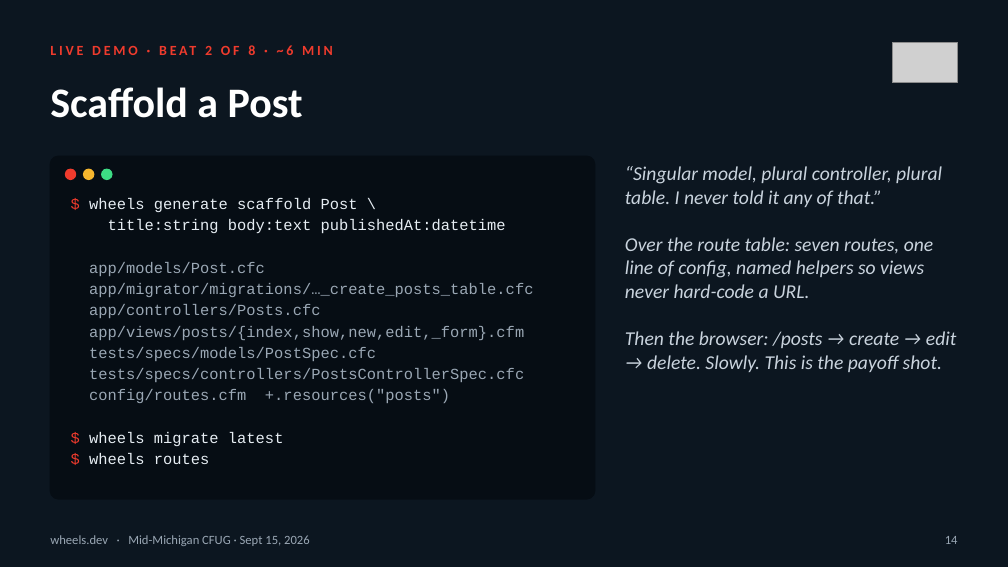
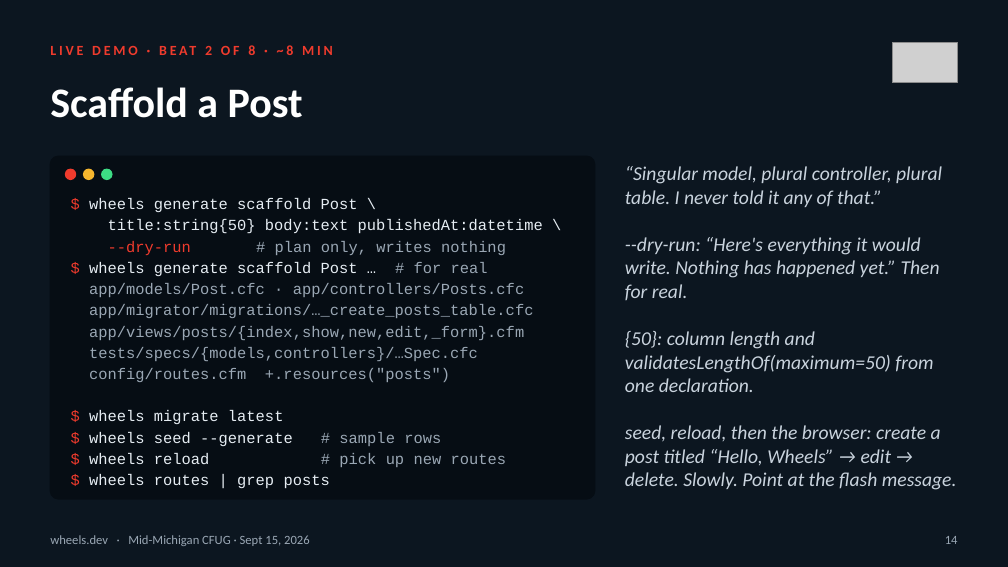
Before and after one commit to cfwheels/cfwheels, a slide deck: slide 14 of docs/presentations/cfug-2026-09-15/wheels-rails-style-cfml-mmcfug-2026-09-15.pptx. Drawn at 1008x567 pixels with LibreOffice and Linux fonts; fonts in the diff are those of the drawing; grey boxes stand for pictures. Boxes give left, top, right and bottom in pixels: in the first picture for what was removed or moved away, otherwise in the second. Text is boxed around its words. In the diff, an @@ line names an element or a change of style, - is before the commit and + after.

```diff
--- a/docs/presentations/cfug-2026-09-15/wheels-rails-style-cfml-mmcfug-2026-09-15.pptx
+++ b/docs/presentations/cfug-2026-09-15/wheels-rails-style-cfml-mmcfug-2026-09-15.pptx
@@ text at [205, 45, 293, 55]: text changed @@
-LIVE DEMO · BEAT 2 OF 8 · ~6 MIN
+LIVE DEMO · BEAT 2 OF 8 · ~8 MIN
@@ text at [89, 219, 543, 297]: text changed; text colour #E6EDF3 to #9AA7B4 @@
-title:string body:text publishedAt:datetime
-app/models/Post.cfc
+title:string{50} body:text publishedAt:datetime \
+--dry-run # plan only, writes nothing
+$ wheels generate scaffold Post … # for real
+app/models/Post.cfc · app/controllers/Posts.cfc
@@ text at [625, 237, 957, 490]: text changed @@
-Over the route table: seven routes, one line of config, named helpers so views never hard-code a URL.
-Then the browser: /posts → create → edit → delete. Slowly. This is the payoff shot.
+--dry-run: “Here's everything it would write. Nothing has happened yet.” Then for real.
+{50}: column length and validatesLengthOf(maximum=50) from one declaration.
+seed, reload, then the browser: create a post titled “Hello, Wheels” → edit → delete. Slowly. Point at the flash message.
@@ text at [89, 304, 320, 318]: paragraph removed @@
-app/controllers/Posts.cfc
@@ text at [89, 347, 478, 361]: text changed @@
-tests/specs/models/PostSpec.cfc
-tests/specs/controllers/PostsControllerSpec.cfc
+tests/specs/{models,controllers}/…Spec.cfc
@@ text at [89, 432, 507, 489]: text changed @@
-$ wheels routes
+$ wheels seed --generate # sample rows
+$ wheels reload # pick up new routes
+$ wheels routes | grep posts
```
Also in this commit, not shown: 21 other slides changed, 5 other files.
